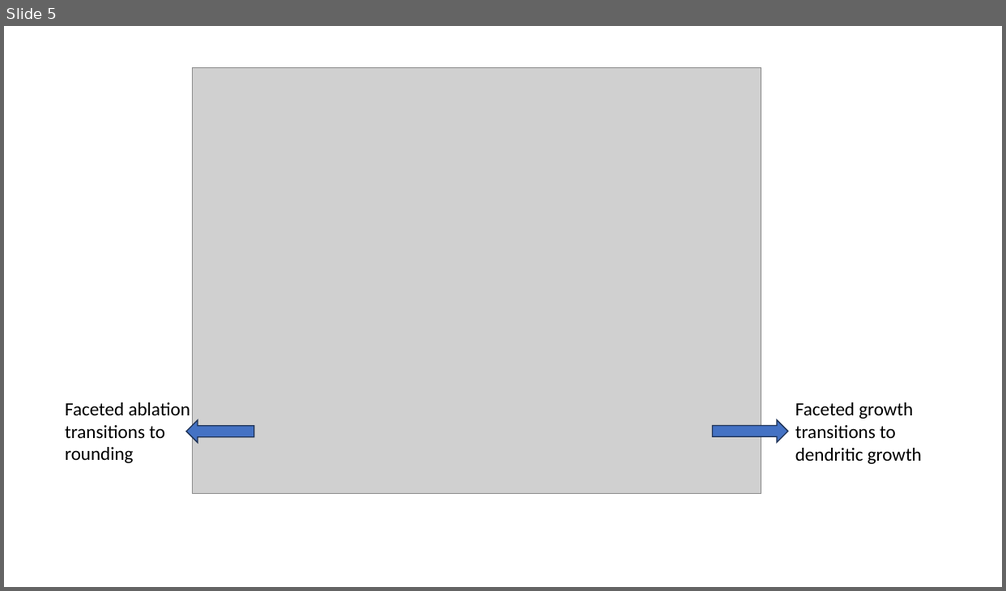
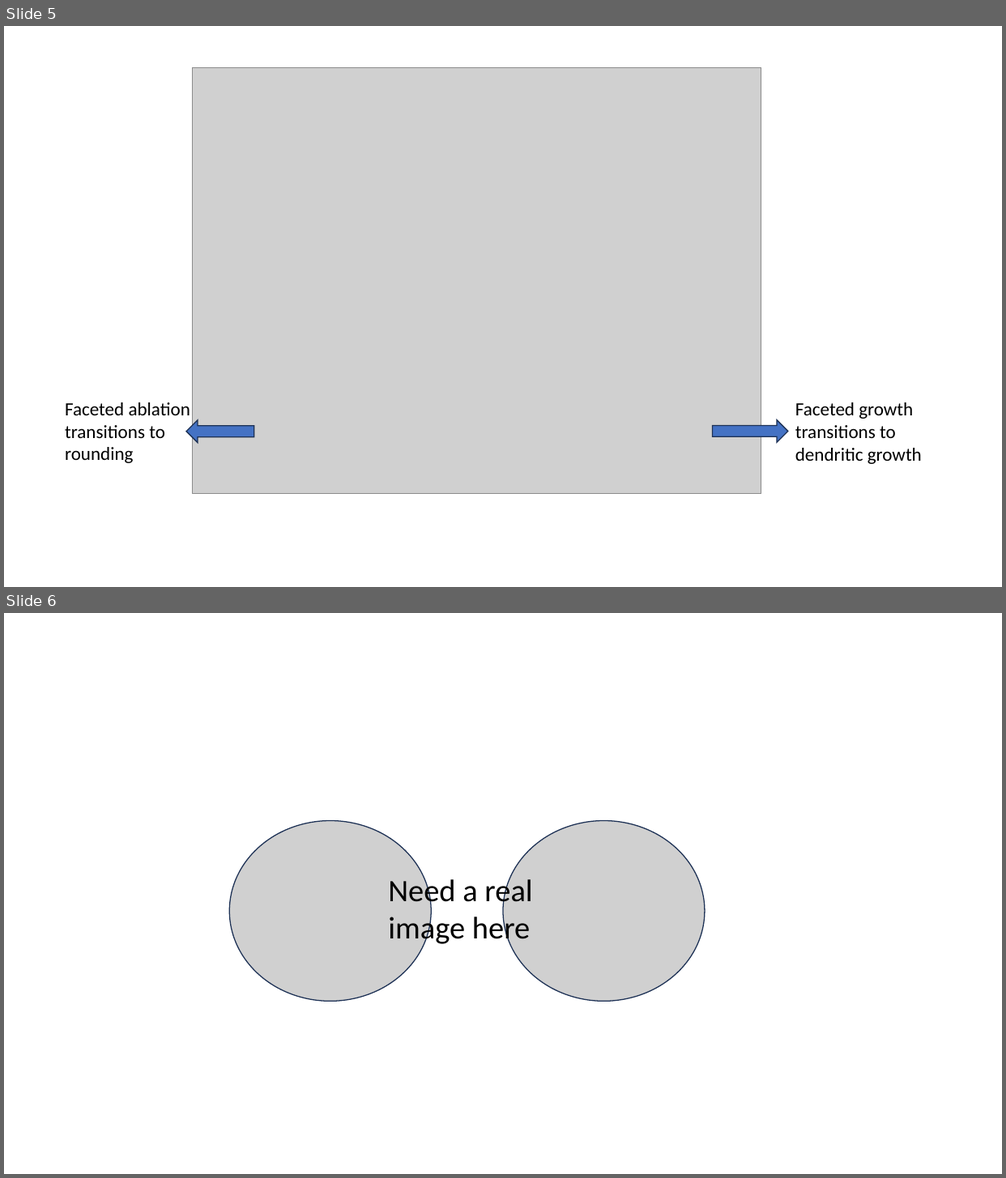
Before and after one commit to upschemistry/icecontinuum, a slide deck: nesh/graphics.pptx. Shown one above the other, each under a label of ours: slide 5 before the commit, slides 5 and 6 after it. The pictures are 1006x591 and 1006x1178 pixels, drawn with LibreOffice and Linux fonts; fonts in the diff are those of the drawing; grey boxes stand for pictures. Boxes give left, top, right and bottom in pixels: in the first picture for what was removed or moved away, otherwise in the second. Text is boxed around its words. In the diff, an @@ line names an element or a change of style, - is before the commit and + after.

```diff
--- a/nesh/graphics.pptx
+++ b/nesh/graphics.pptx
@@ slide 6 added at bbox=[4, 613, 1002, 1174], background #FFFFFF @@
@@ picture added at bbox=[229, 821, 431, 1002] @@
@@ picture added at bbox=[503, 821, 705, 1002] @@
@@ text added at bbox=[388, 875, 532, 947], 30 pt, text #000000 @@
+Need a real image here
```
Also in this commit, not shown: 1 slide removed, 2 other files.
